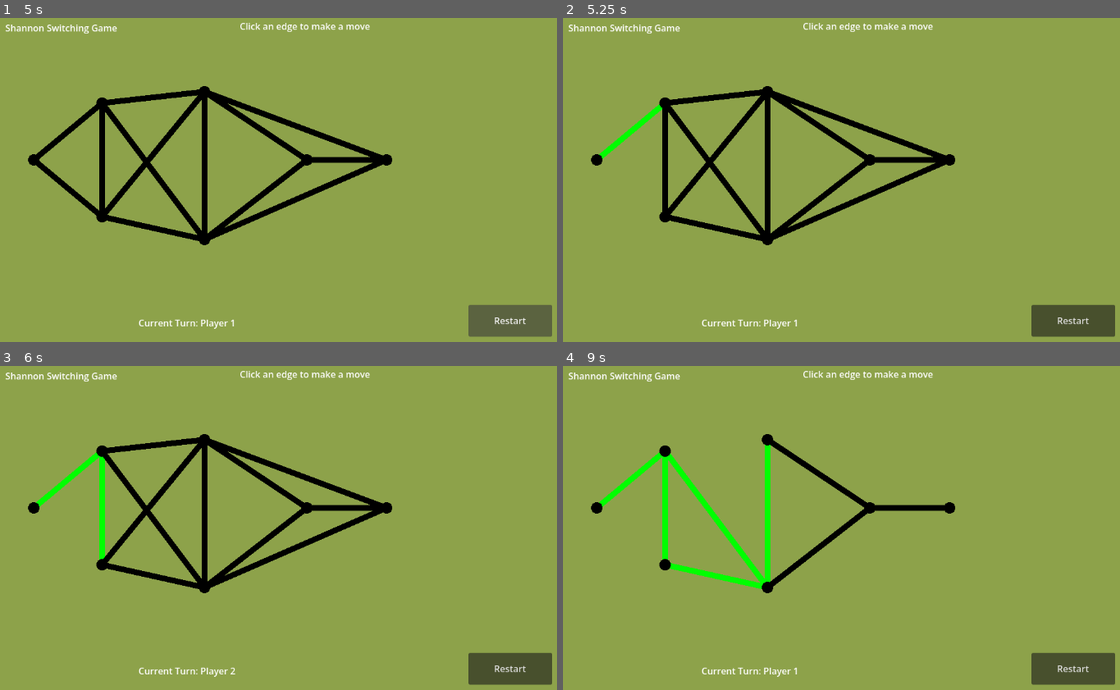
Above: before the commit, frames 1-4 (two rows, left to right).
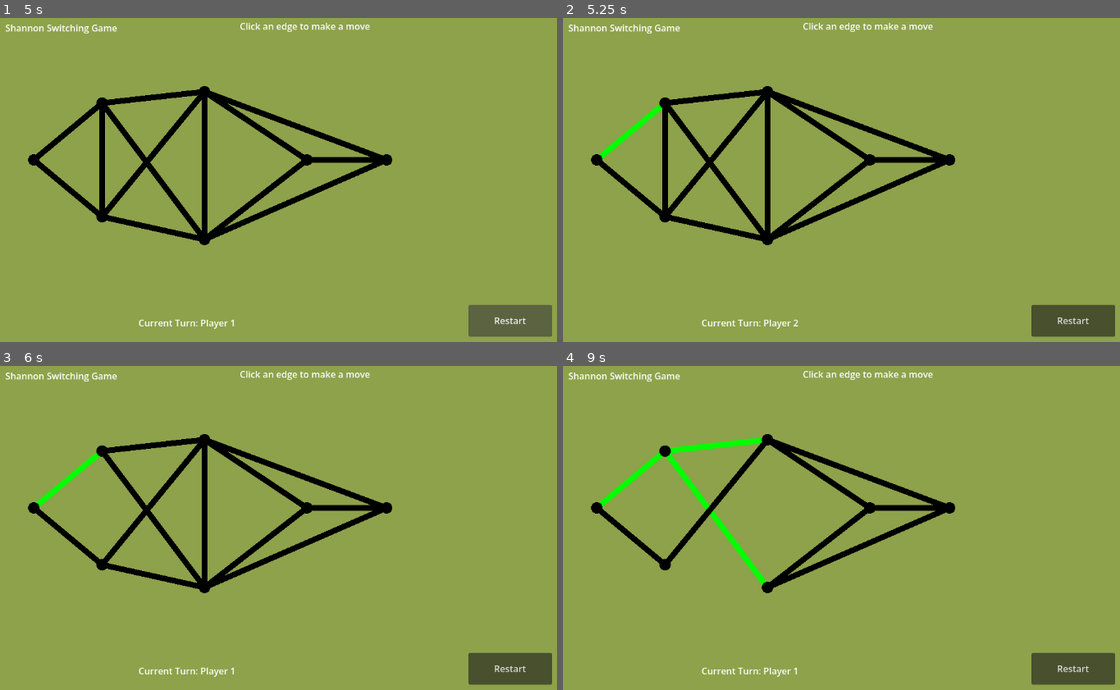
Above: after the commit, the same moments.

Repository: harv-sudo/Shannon-Switching-Game
Game: Godot game, scene res://scenes/mainMenu.tscn
The game is run twice, just before and just after one commit, with the same random seed, the same clock (stepped at 60 frames per second) and the same inputs.
Inputs (mouse positions are in pixels of both pictures, inside the frame that each line leads up to):
- Up to frame 1 (5 s): click "Start" at 0.5 s; click "Player vs Player" at 1.25 s; click "Start Game" at 2 s; click "Restart" at 2.75 s; click "Restart" at 3.5 s; click "Restart" at 4.25 s
- Up to frame 2 (5.25 s): tap Enter at 5 s; move the mouse to (629, 131) at 5.02 s; click (629, 131) at 5.17 s
- Up to frame 3 (6 s): tap Space at 5.75 s; move the mouse to (100, 508) at 5.77 s; click (100, 508) at 5.92 s
- Up to frame 4 (9 s): tap Enter at 6.5, 8 s; move the mouse to (718, 447) at 6.52 s; click (718, 447) at 6.67 s; tap Space at 7.25, 8.75 s; move the mouse to (718, 576) at 7.27 s; click (718, 576) at 7.42 s; move the mouse to (718, 518) at 8.02 s; click (718, 518) at 8.17 s; move the mouse to (769, 515) at 8.77 s; click (769, 515) at 8.92 s

Frame 1 is identical in both runs. In frame 2, 0.3% of the frame differs, in the area x 6-43%, y 44-96%; in frame 3, 0.6%; in frame 4, 3.4%, in the area x 6-69%, y 22-69%.

Commit message:
Game mode added
1v1 linked up
player vs ai linked up

Diff:
--- a/scripts/AIController.gd
+++ b/scripts/AIController.gd
@@ -1,7 +1,7 @@
 extends Node
 class_name AIController
 
-var ai_enabled: bool = true
+var ai_enabled: bool = false
 var ai_player: int = GlobalVariables.Player.P2
 
 #how many turns ahead the ai searches
--- a/scripts/edges.gd
+++ b/scripts/edges.gd
@@ -72,6 +72,12 @@
 
 	draw_line(start_position, end_position, checkColour, width)
 
+
+
+
+
+
+
 func _ready() -> void:
 	# Adds the collison to the edge, allowing for hover events to trigger
 	createCollision()
--- a/scripts/globalVariables.gd
+++ b/scripts/globalVariables.gd
@@ -13,7 +13,10 @@
 var ai_controller = AIControllerScript.new()
 
 enum Player { P1 = 0, P2 = 1 }
+enum Mode { PVP, AI }
 var _currentPlayer: int = Player.P1
+var game_mode: int = Mode.PVP
+
 
 var currentPlayer: int:
 	get:
@@ -65,3 +68,6 @@
 
 func ai_take_turn(board_root: Node) -> void:
 	ai_controller.ai_take_turn(board_root, self)
+
+func update_ai_mode() -> void:
+	ai_controller.ai_enabled = (game_mode == Mode.AI)
--- a/scripts/ui/gameSetup.gd
+++ b/scripts/ui/gameSetup.gd
@@ -11,4 +11,6 @@
 	get_tree().change_scene_to_file("res://scenes/gameMode.tscn")
 
 func _on_start_game_pressed() -> void:
+	GlobalVariables.game_mode = GlobalVariables.Mode.PVP
+	GlobalVariables.update_ai_mode()
 	get_tree().change_scene_to_file("res://shannonBoard.tscn")
--- a/scripts/ui/gameSetupAI.gd
+++ b/scripts/ui/gameSetupAI.gd
@@ -16,4 +16,6 @@
 	get_tree().change_scene_to_file("res://scenes/gameMode.tscn")
 
 func _on_start_game_pressed() -> void:
+	GlobalVariables.game_mode = GlobalVariables.Mode.AI
+	GlobalVariables.update_ai_mode()
 	get_tree().change_scene_to_file("res://shannonBoard.tscn")
Not shown, added: scripts/edges.gd.uid
